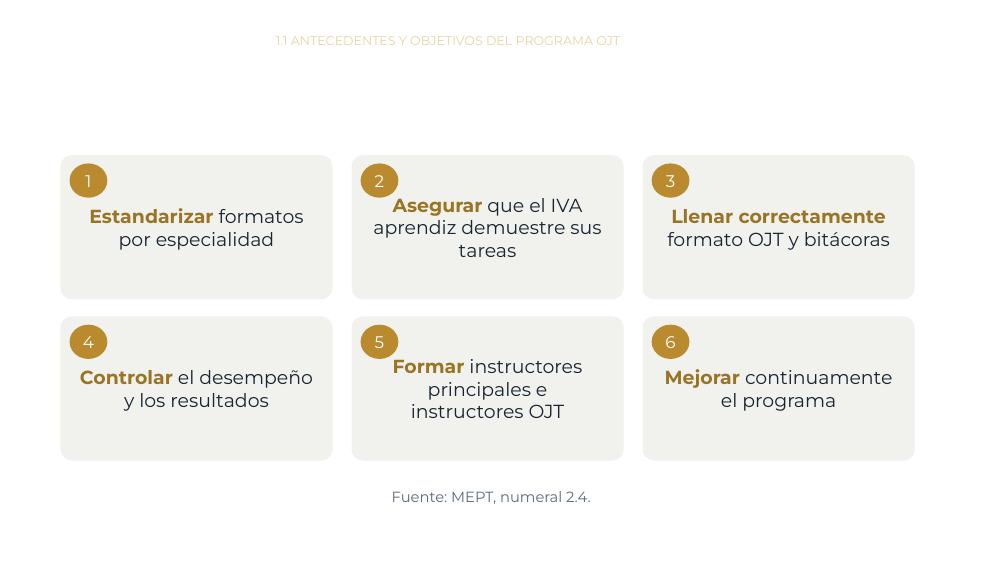
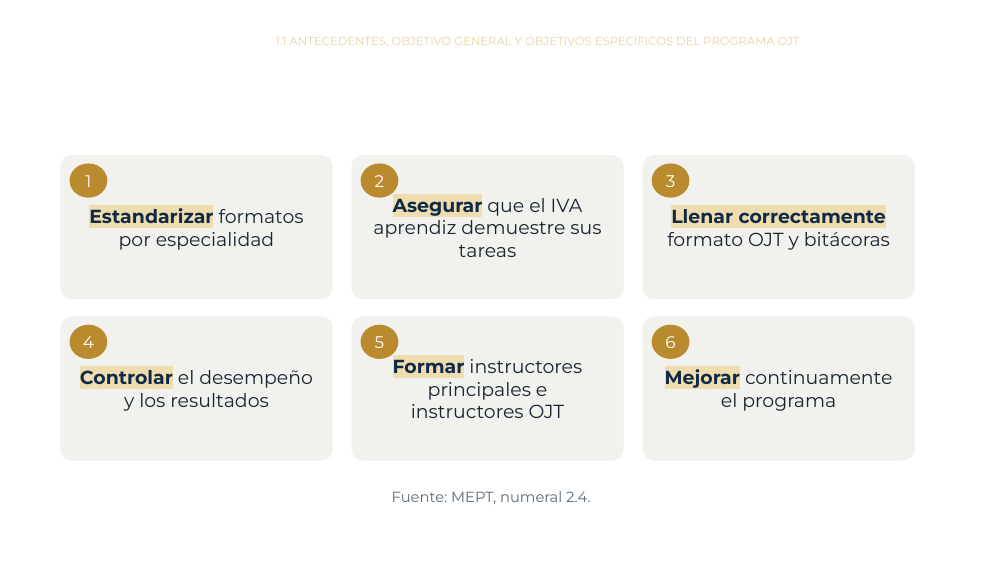
Before and after one commit to jmfigueroah01-creator/Curso-MEPT-OJT, a slide deck: slide 13 of modulo1.pptx (slide 12 before the commit). Drawn at 1008x567 pixels with LibreOffice and Linux fonts; fonts in the diff are those of the drawing; background and template pictures are left out. Boxes give left, top, right and bottom in pixels: in the first picture for what was removed or moved away, otherwise in the second. Text is boxed around its words. In the diff, an @@ line names an element or a change of style, - is before the commit and + after.

```diff
--- a/modulo1.pptx
+++ b/modulo1.pptx
@@ title at box(276, 35, 800, 46): text changed; size 12 to 11 pt @@
-1.1 ANTECEDENTES Y OBJETIVOS DEL PROGRAMA OJT
+1.1 ANTECEDENTES, OBJETIVO GENERAL Y OBJETIVOS ESPECÍFICOS DEL PROGRAMA OJT
@@ rounded rectangle "Estandarizar formatos por especialidad" at box(60, 155, 333, 299): text colour #9A7323 to #0E2A47, highlight none to #EFDDB0 in "Estandarizar" @@
@@ rounded rectangle "Asegurar que el IVA aprendiz ..." at box(352, 155, 624, 299): text colour #9A7323 to #0E2A47, highlight none to #EFDDB0 in "Asegurar" @@
@@ rounded rectangle "Llenar correctamente formato OJT y ..." at box(643, 155, 915, 299): text colour #9A7323 to #0E2A47, highlight none to #EFDDB0 in "Llenar correctamente" @@
@@ rounded rectangle "Controlar el desempeño y los ..." at box(60, 317, 333, 461): text colour #9A7323 to #0E2A47, highlight none to #EFDDB0 in "Controlar" @@
@@ rounded rectangle "Formar instructores principales e instructores ..." at box(352, 317, 624, 461): text colour #9A7323 to #0E2A47, highlight none to #EFDDB0 in "Formar" @@
@@ rounded rectangle "Mejorar continuamente el programa" at box(643, 317, 915, 461): text colour #9A7323 to #0E2A47, highlight none to #EFDDB0 in "Mejorar" @@
```
Also in this commit, not shown: 23 other slides changed, 1 slide added, 5 other files.
